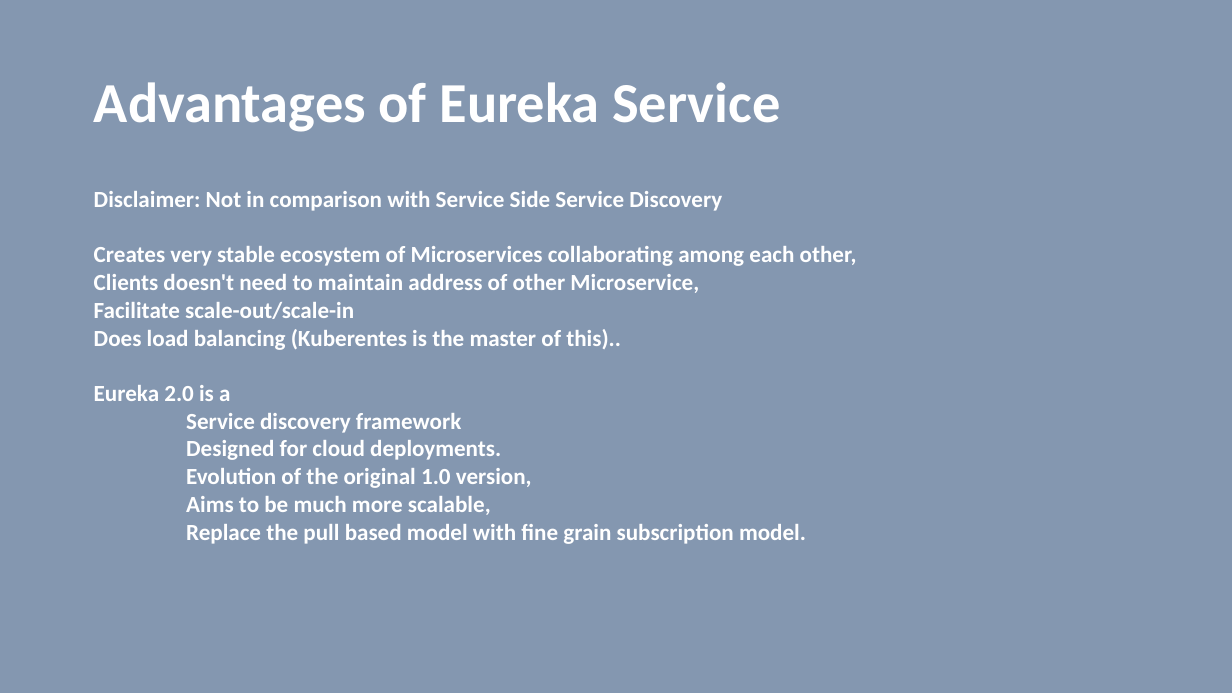
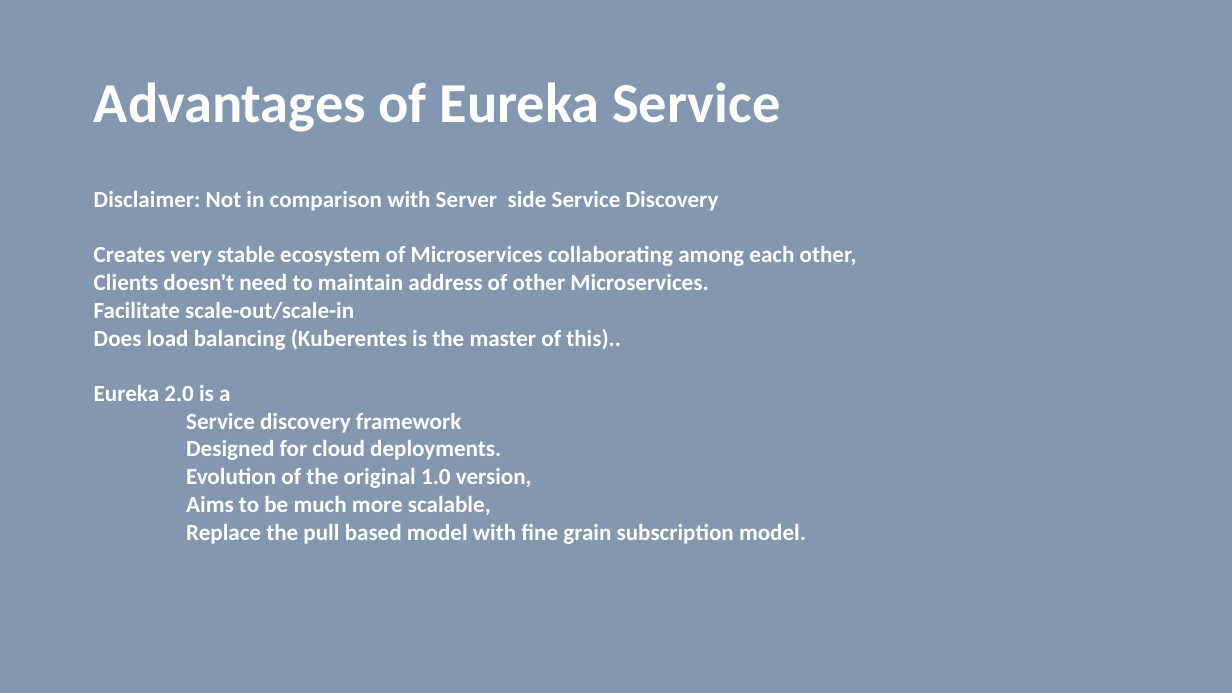
Before and after one commit to vilasvarghese/microservices, a slide deck: slide 6 of training/day3/Day3.pptx. Drawn at 1232x693 pixels with LibreOffice and Linux fonts; fonts in the diff are those of the drawing. Boxes give left, top, right and bottom in pixels: in the first picture for what was removed or moved away, otherwise in the second. Text is boxed around its words. In the diff, an @@ line names an element or a change of style, - is before the commit and + after.

```diff
--- a/training/day3/Day3.pptx
+++ b/training/day3/Day3.pptx
@@ text at bbox=[94, 191, 719, 211]: text changed @@
-Disclaimer: Not in comparison with Service Side Service Discovery
+Disclaimer: Not in comparison with Server side Service Discovery
@@ text at bbox=[94, 274, 708, 290]: text changed @@
-Clients doesn't need to maintain address of other Microservice,
+Clients doesn't need to maintain address of other Microservices.
```
Also in this commit, not shown: 1 other slide changed, 1 slide added, 10 other files.
